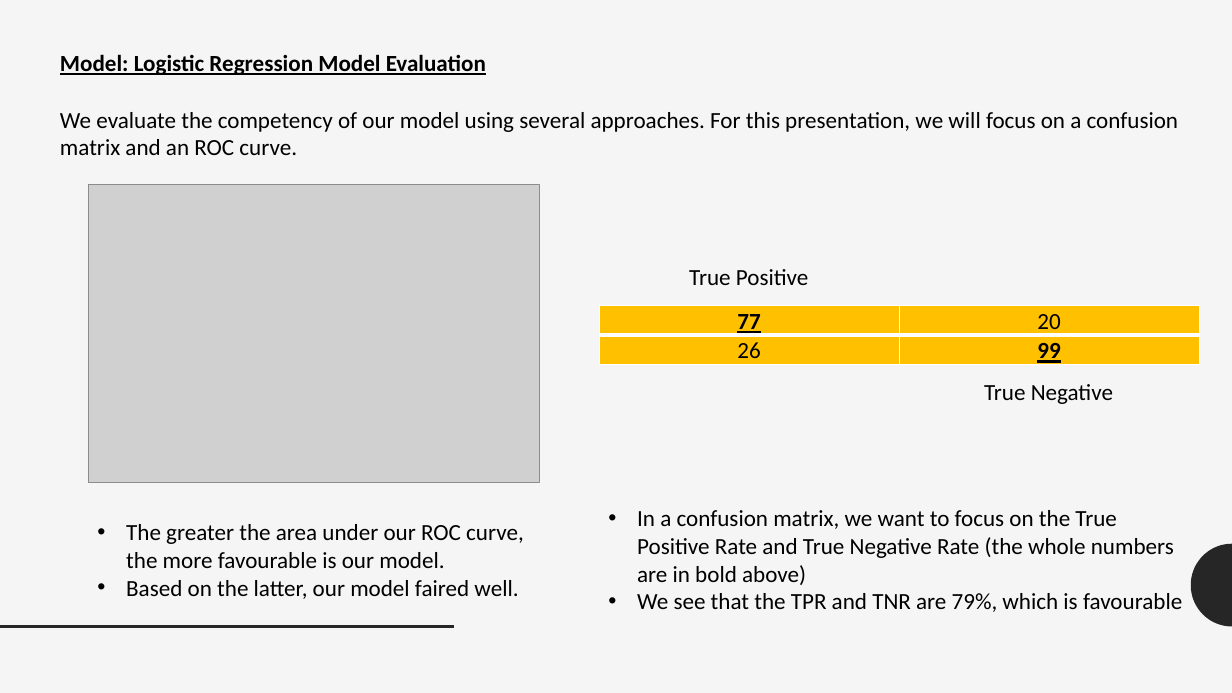
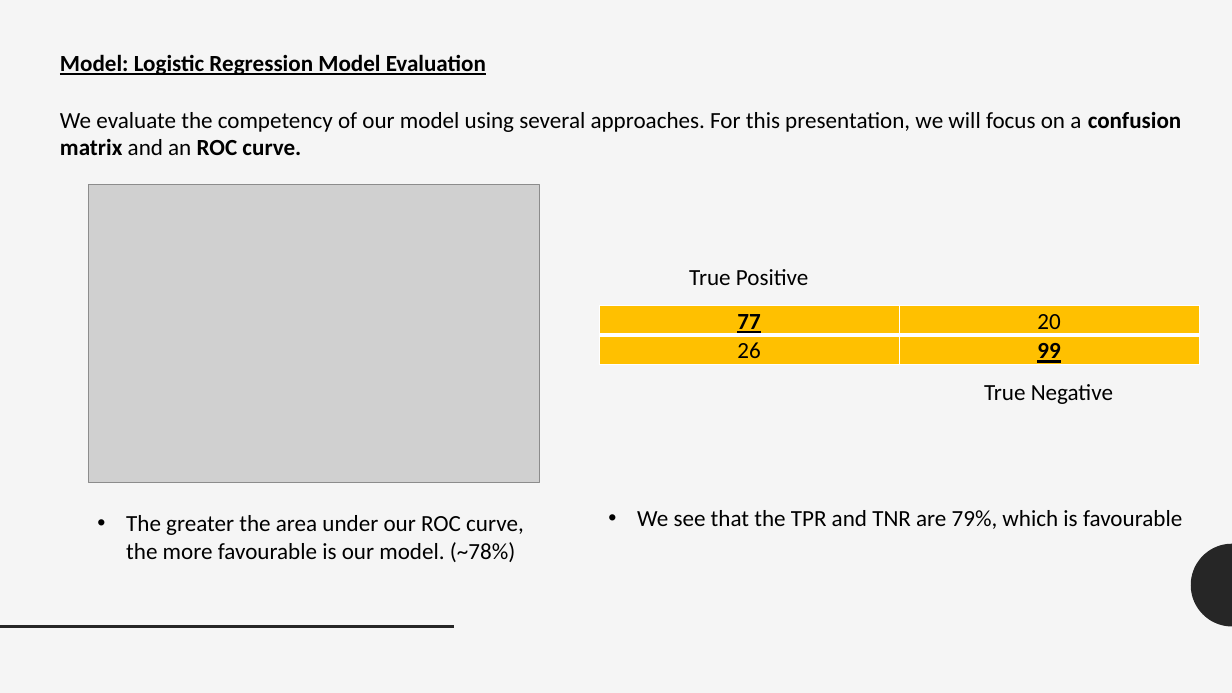
Before and after one commit to obaccus0907/CapstoneProject, a slide deck: slide 20 of Capstone Project/Original/Capstone_Presentation.pptx. Drawn at 1232x693 pixels with LibreOffice and Linux fonts; fonts in the diff are those of the drawing; grey boxes stand for pictures. Boxes give left, top, right and bottom in pixels: in the first picture for what was removed or moved away, otherwise in the second. Text is boxed around its words. In the diff, an @@ line names an element or a change of style, - is before the commit and + after.

```diff
--- a/Capstone Project/Original/Capstone_Presentation.pptx
+++ b/Capstone Project/Original/Capstone_Presentation.pptx
@@ text "We evaluate the competency of ..." at (x1=60, y1=112, x2=1182, y2=155): bold on in "confusion matrix ROC curve." @@
@@ text at (x1=126, y1=515, x2=524, y2=562): text changed @@
-• The greater the area under our ROC curve, the more favourable is our model.
-• Based on the latter, our model faired well.
+• The greater the area under our ROC curve, the more favourable is our model. (~78%)
@@ text at (x1=637, y1=510, x2=1174, y2=585): paragraph removed @@
-• In a confusion matrix, we want to focus on the True Positive Rate and True Negative Rate (the whole numbers are in bold above)
```
Also in this commit, not shown: 5 other slides changed, 4 other files.
